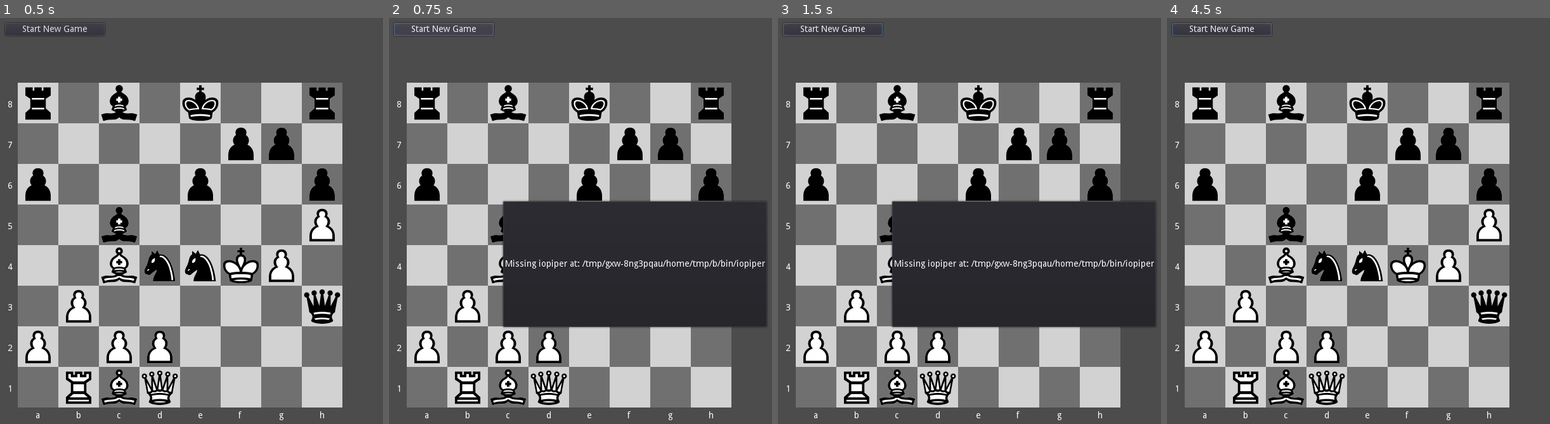
Above: before the commit, frames 1-4 (left to right).
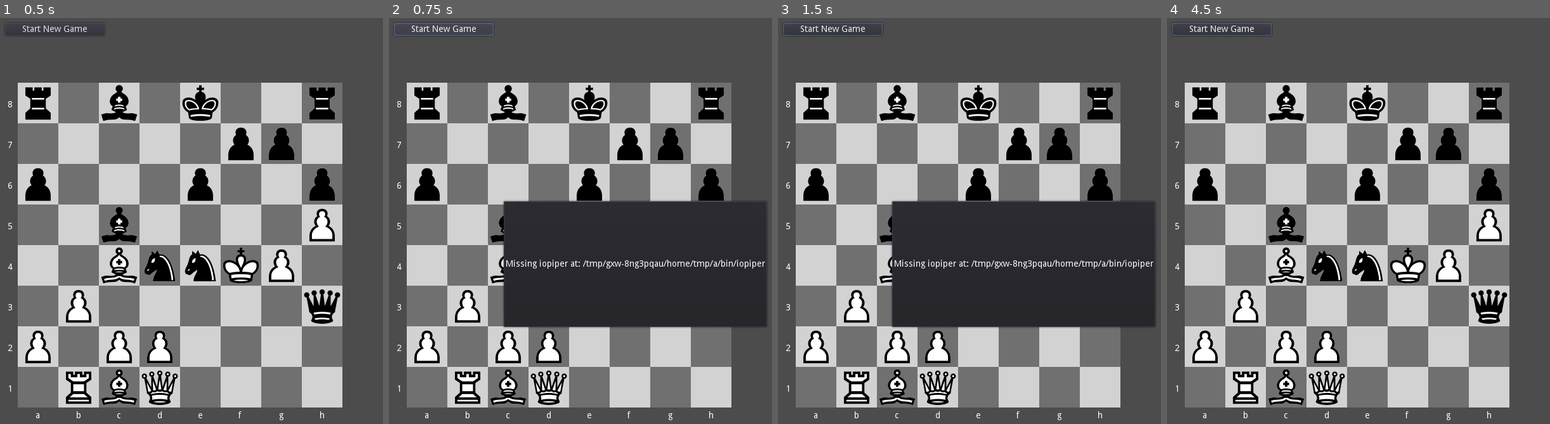
Above: after the commit, the same moments.

Repository: andrew-wilkes/godot-chess
Game: Godot game, scene res://Main.tscn
Two runs of this game, one before a commit and one after it. Both use one fixed random seed, a clock stepped at 60 frames per second and the inputs below.
Inputs (mouse positions are in pixels of both pictures, inside the frame that each line leads up to):
- Up to frame 1 (0.5 s): no input
- Up to frame 2 (0.75 s): click "Start New Game" at 0.5 s
- Up to frame 3 (1.5 s): click "Start New Game" at 1.25 s
- Up to frame 4 (4.5 s): click "Start New Game" at 2 s; tap Enter at 2.75, 4.25 s; move the mouse to (1523, 237) at 2.77 s; click (1523, 237) at 2.92 s; tap Space at 3.5 s; move the mouse to (1312, 290) at 3.52 s; click (1312, 290) at 3.67 s; move the mouse to (1461, 151) at 4.27 s; click (1461, 151) at 4.42 s

Frame 1 is identical in both runs. In frame 2, 0.6% of the frame differs, in the area x 29-86%, y 45-77%; in frame 3, 0.1%; in frame 4, nothing differs.

Commit message:
Add clarity

Diff:
--- a/src/Main.gd
+++ b/src/Main.gd
@@ -1,12 +1,11 @@
 extends Control
 
 var selected_piece
-var pawn_first_move2 # needed for en passant detection
 var board
 var engine
 var pid = 0
 var moves: PoolStringArray
-var fen = "r1b1k2r/5pp1/p3p2p/2b4P/2BnnKP1/1P41q/P1PP4/1RBQ4 w qk - 43 21"
+var fen = "test"
 
 enum { IDLE, CONNECTING, STARTING, PLAYER_TURN, ENGINE_TURN, PLAYER_WIN, ENGINE_WIN } # states
 var state = IDLE
@@ -76,7 +75,6 @@
 						engine.send_packet("position startpos moves " + msg)
 					else:
 						fen = board.get_fen("b")
-						print(fen)
 						engine.send_packet("position fen %s moves %s" % [fen, msg])
 					engine.send_packet("go movetime 1000")
 					state = ENGINE_TURN
@@ -87,7 +85,9 @@
 					if move != "":
 						move_engine_piece(move)
 						state = PLAYER_TURN
-					print(msg)
+					# Don't print the info spam
+					if !msg.begins_with("info"):
+						print(msg)
 		PLAYER_WIN:
 			match event:
 				DONE:
@@ -116,6 +116,8 @@
 	return move
 
 
+# The engine sends a suggested next move for the player tagged with "ponder"
+# So we display this move to the player in the UI or hide the UI elements
 func ponder(move = ""):
 	if move == "":
 		$HBox/VBox/Ponder.modulate.a = 0
@@ -128,7 +130,7 @@
 	var pos1 = board.move_to_position(move.substr(0, 2))
 	var p: Piece = board.get_piece_in_grid(pos1.x, pos1.y)
 	p.new_pos = board.move_to_position(move.substr(2, 2))
-	drop_piece(p)
+	try_to_make_a_move(p)
 
 
 func alert(txt, duration = 1.0):
@@ -149,10 +151,10 @@
 
 
 func piece_unclicked(piece):
-	drop_piece(piece)
-
-
-func drop_piece(piece: Piece):
+	try_to_make_a_move(piece)
+
+
+func try_to_make_a_move(piece: Piece):
 	var info = board.get_position_info(piece)
 	print(info.ok)
 	# Try to drop the piece
@@ -223,17 +225,9 @@
 			moves = []
 
 
-"""
-Castling rules
-The king and the rook may not have moved from their starting squares if you want to castle.
-All spaces between the king and the rook must be empty.
-The king cannot be in check.
-The squares that the king passes over must not be under attack, nor the square where it lands on
-"""
-
 func mouse_moved(pos):
 	if selected_piece != null:
-		selected_piece.obj.position = pos - Vector2(32, 32)
+		selected_piece.obj.position = pos - Vector2(board.square_width, board.square_width) / 2.0
 
 
 func return_piece(piece: Piece):
Not shown, changed: docs/notes.md
